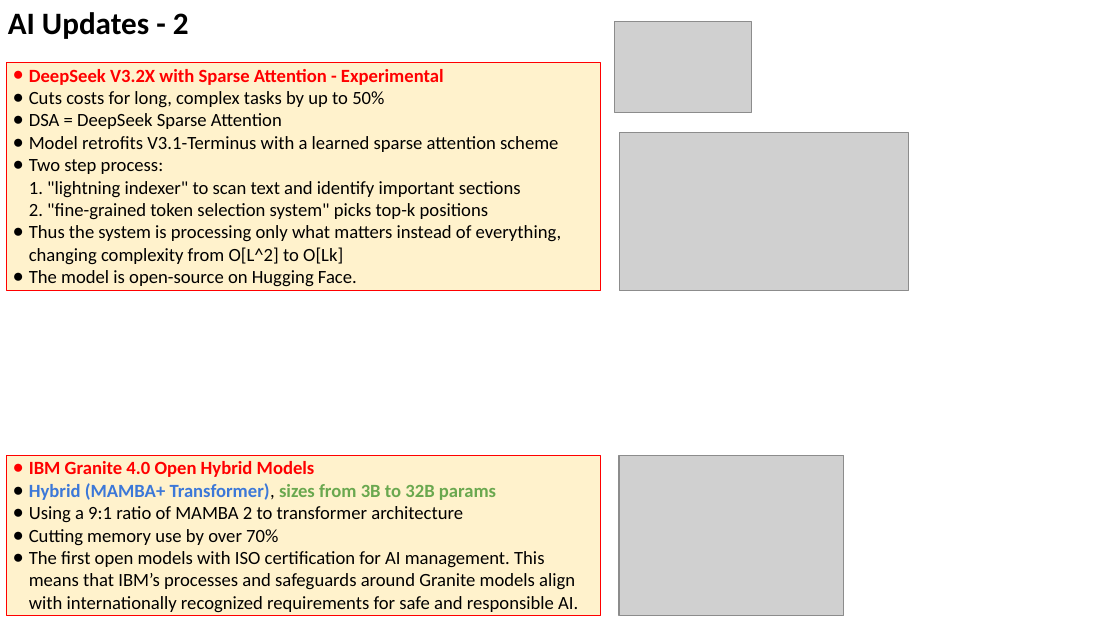
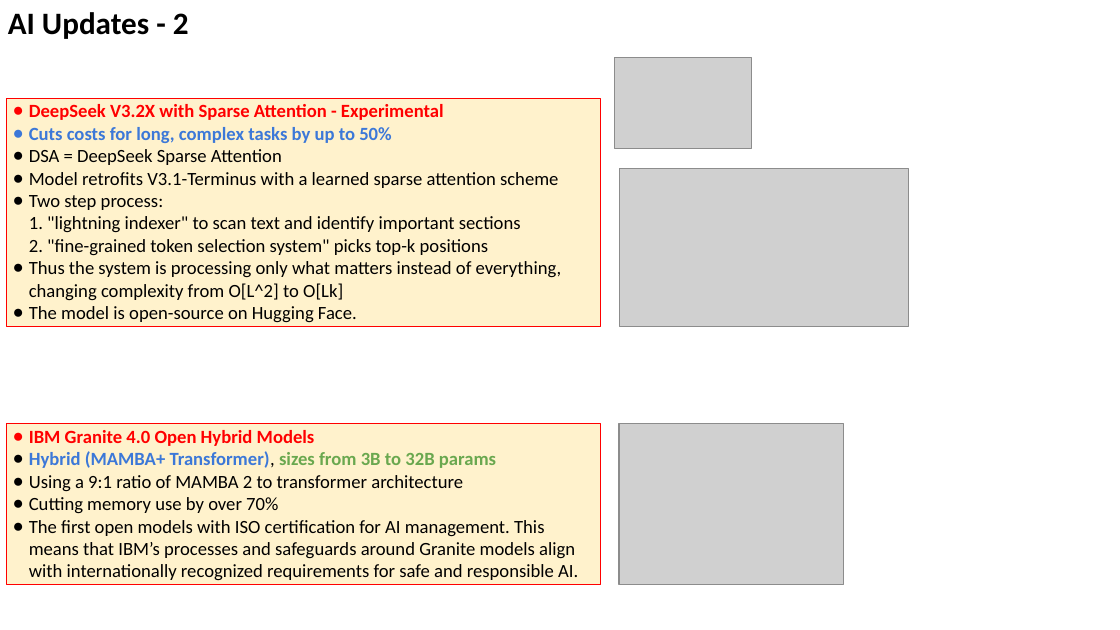
Before and after one commit to lselector/seminar, a slide deck: slide 8 of 2025/2025-10-10-AI-Updates.pptx. Drawn at 1120x630 pixels with LibreOffice and Linux fonts; fonts in the diff are those of the drawing; grey boxes stand for pictures. Boxes give left, top, right and bottom in pixels: in the first picture for what was removed or moved away, otherwise in the second. Text is boxed around its words. In the diff, an @@ line names an element or a change of style, - is before the commit and + after.

```diff
--- a/2025/2025-10-10-AI-Updates.pptx
+++ b/2025/2025-10-10-AI-Updates.pptx
@@ 2 pictures, 1 rectangle: place and size @@
-2 pictures, 1 rectangle at box(7, 21, 908, 291)
+2 pictures, 1 rectangle at box(7, 57, 908, 327)
@@ text in rectangle at box(29, 127, 391, 143): text colour #000000 to #3C78D8, bold on in "Cuts costs for long, complex tasks by ..."; bullet colour #000000 to #3C78D8 @@
@@ rectangle "IBM Granite 4.0 Open Hybrid ...": place and size @@
-rectangle "IBM Granite 4.0 Open Hybrid ..." at box(7, 455, 600, 615)
+rectangle "IBM Granite 4.0 Open Hybrid ..." at box(7, 423, 600, 584)
@@ picture: place and size @@
-picture at box(619, 455, 844, 615)
+picture at box(619, 423, 844, 584)
```
Also in this commit, not shown: 3 other slides changed.
